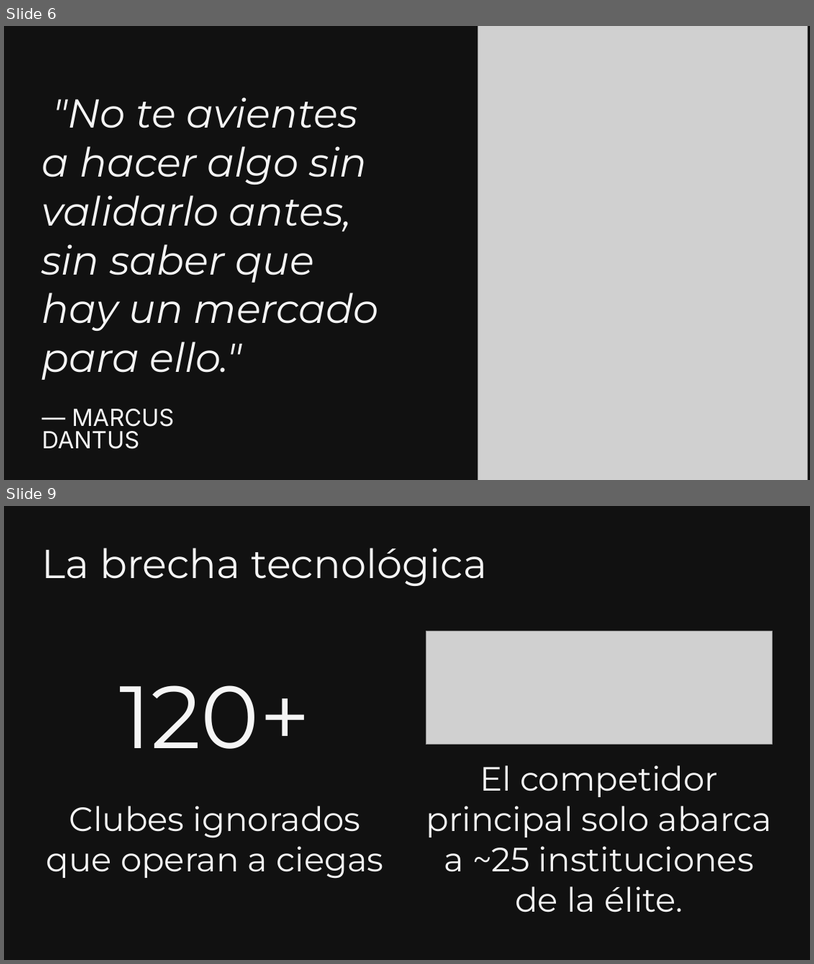
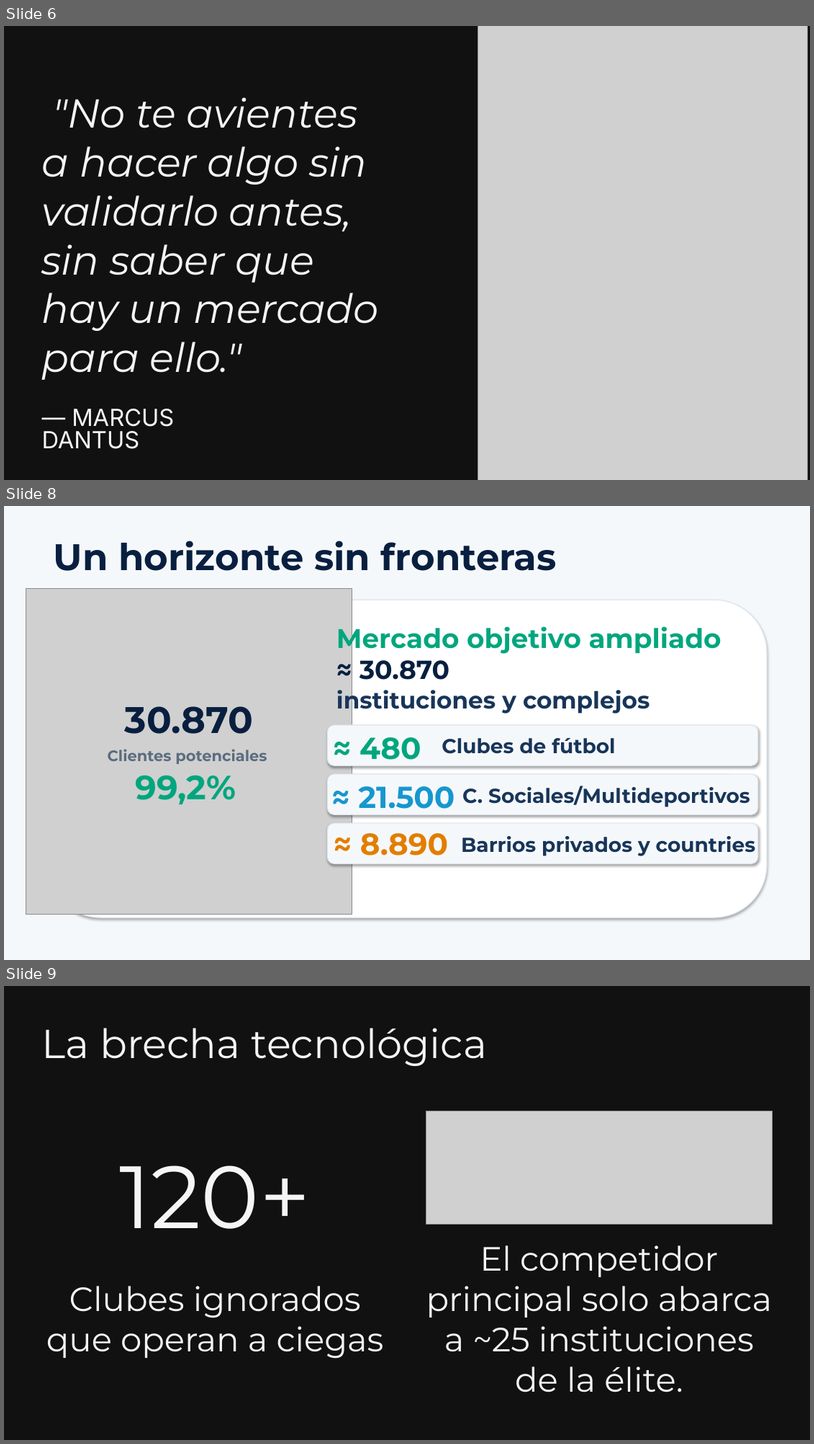
Before and after one commit to TrabajoProfesional-AGGZ/documentacion, a slide deck: entrega_final/defensa/Presentacion_SocioUnido.pptx. Shown one above the other, each under a label of ours: slides 6 and 9 before the commit, slides 6, 8 and 9 after it; the slides between them are not shown. The pictures are 814x964 and 814x1444 pixels, drawn with LibreOffice and Linux fonts; fonts in the diff are those of the drawing; grey boxes stand for pictures; background and template pictures are left out. Boxes give left, top, right and bottom in pixels: in the first picture for what was removed or moved away, otherwise in the second. Text is boxed around its words. In the diff, an @@ line names an element or a change of style, - is before the commit and + after.

```diff
--- a/entrega_final/defensa/Presentacion_SocioUnido.pptx
+++ b/entrega_final/defensa/Presentacion_SocioUnido.pptx
@@ slide 8 added at [4,506,810,960], background #F5F8FB @@
@@ text added at [54,541,557,571], 44 pt, text #081F3F, bold @@
+Un horizonte sin fronteras
@@ picture added at [26,588,352,914] @@
@@ rounded rectangle added at [47,600,767,917], fill #FFFFFF, outline #DEE6EE 1 pt @@
@@ text added at [337,622,722,654], 32 pt, text #00A67E, bold @@
+Mercado objetivo ampliado
@@ text added at [360,660,450,680], 31 pt, text #081F3F, bold @@
+≈ 30.870
@@ text added at [337,686,650,715], 28 pt, text #183559, bold @@
+instituciones y complejos
@@ text added at [125,706,253,734], 44 pt, text #081F3F, bold @@
+30.870
@@ rounded rectangle added at [328,725,759,765], fill #F5F8FB, outline #DEE6EE 1 pt @@
@@ text added at [360,737,422,767], 36 pt, text #00A67E, bold @@
+≈ 480
@@ text added at [442,738,615,754], 24 pt, text #183559, bold @@
+Clubes de fútbol
@@ text added at [108,749,267,764], 18 pt, text #5B6C7E, bold @@
+Clientes potenciales
@@ text added at [135,775,236,804], 40 pt, text #00A67E, bold @@
+99,2%
@@ rounded rectangle added at [328,774,759,815], fill #F5F8FB, outline #DEE6EE 1 pt @@
@@ text added at [358,786,455,816], 36 pt, text #1697CF, bold @@
+≈ 21.500
@@ text added at [463,785,751,807], 24 pt, text #183559, bold @@
+C. Sociales/Multideportivos
@@ rounded rectangle added at [328,823,759,864], fill #F5F8FB, outline #DEE6EE 1 pt @@
@@ text added at [360,833,448,855], 36 pt, text #E27E00, bold @@
+≈ 8.890
@@ text added at [461,836,756,856], 24 pt, text #183559, bold @@
+Barrios privados y countries
```
Also in this commit, not shown: 2 slides changed, 6 other slides added, 4 slides removed, 1 other file.
